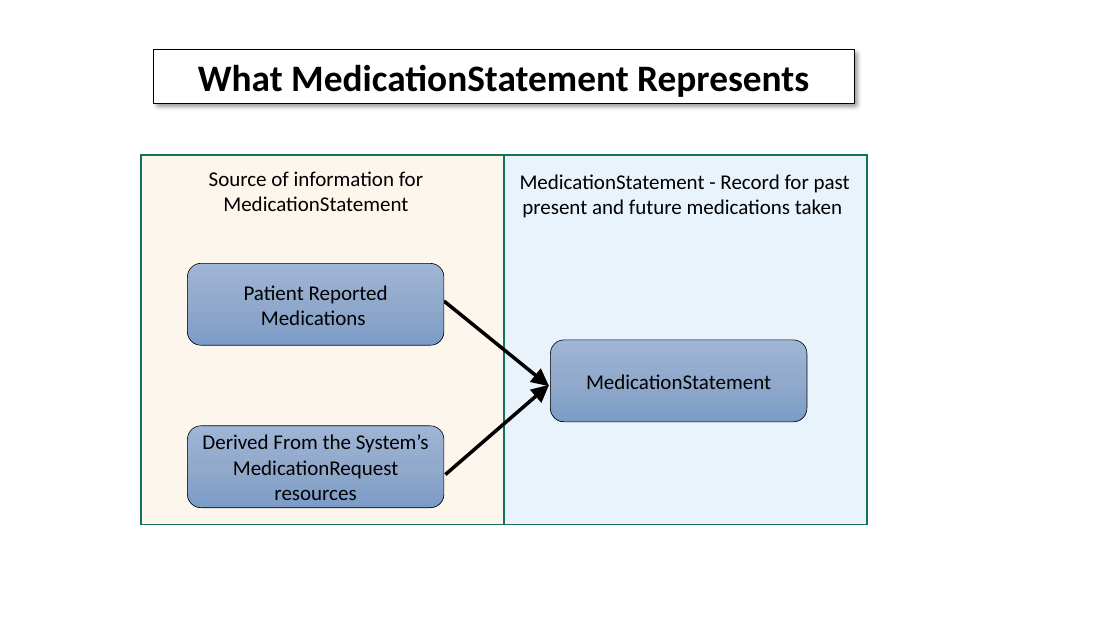
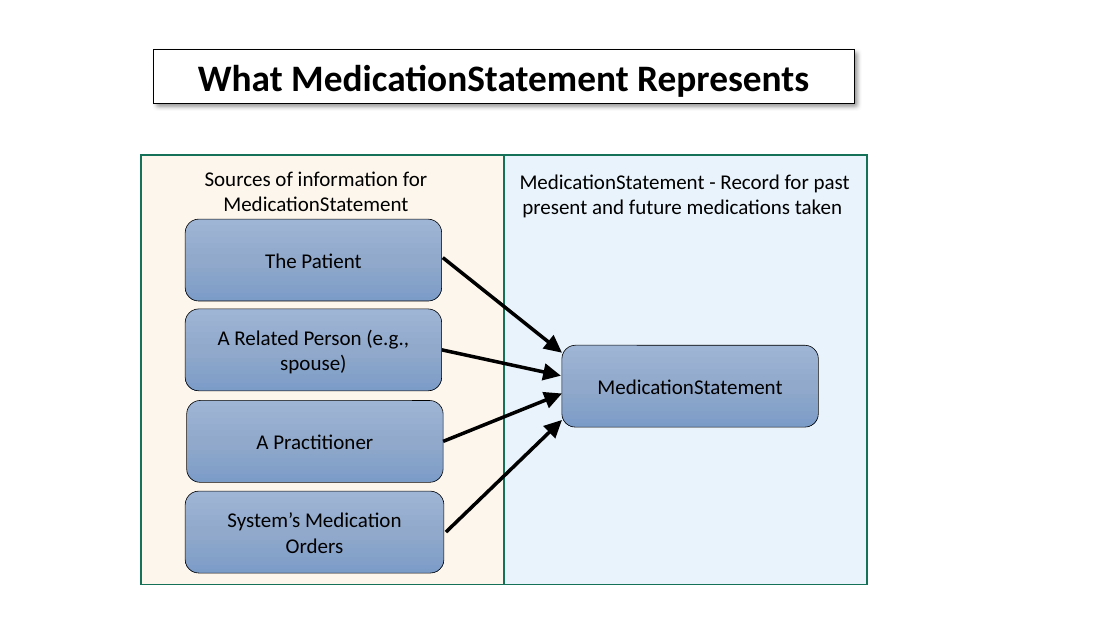
Before and after one commit to HL7/FHIR-ONC-Meds, a slide deck: slide 2 of Presentation1.pptx. Drawn at 1120x630 pixels with LibreOffice and Linux fonts; fonts in the diff are those of the drawing. Boxes give left, top, right and bottom in pixels: in the first picture for what was removed or moved away, otherwise in the second. Text is boxed around its words. In the diff, an @@ line names an element or a change of style, - is before the commit and + after.

```diff
--- a/Presentation1.pptx
+++ b/Presentation1.pptx
@@ rectangle: place and size @@
-rectangle at box(141, 155, 504, 525)
+rectangle at box(141, 155, 504, 586)
@@ text at box(205, 171, 427, 211): text changed @@
-Source of information for MedicationStatement
+Sources of information for MedicationStatement
@@ rectangle: place and size @@
-rectangle at box(504, 155, 867, 525)
+rectangle at box(504, 155, 867, 586)
@@ rounded rectangle added at box(185, 219, 441, 301), fill gradient #9EB5D6 to #91AACC to #7D9DC8, outline #000000 0.5 pt, 18 pt, text #000000 @@
+The Patient
@@ arrow added from (443, 258) to (562, 353), #000000 3 pt @@
@@ rounded rectangle "A Related Person (e.g., spouse)": place and size @@
-rounded rectangle "A Related Person (e.g., spouse)" at box(187, 263, 444, 344)
+rounded rectangle "A Related Person (e.g., spouse)" at box(185, 309, 441, 391)
@@ text in rounded rectangle at box(218, 330, 409, 374): text changed @@
-Patient Reported Medications
+A Related Person (e.g., spouse)
@@ arrow moved from (549, 386) - (444, 301) to (561, 376) - (442, 350) @@
@@ rounded rectangle "MedicationStatement": place and size @@
-rounded rectangle "MedicationStatement" at box(550, 340, 807, 422)
+rounded rectangle "MedicationStatement" at box(562, 345, 818, 427)
@@ rounded rectangle added at box(187, 401, 443, 482), fill gradient #9EB5D6 to #91AACC to #7D9DC8, outline #000000 0.5 pt, 18 pt, text #000000 @@
+A Practitioner
@@ arrow added from (444, 441) to (562, 394), #000000 3 pt @@
@@ arrow moved from (549, 385) - (445, 475) to (562, 420) - (446, 532) @@
@@ rounded rectangle "System’s Medication Orders": place and size @@
-rounded rectangle "System’s Medication Orders" at box(187, 426, 444, 507)
+rounded rectangle "System’s Medication Orders" at box(185, 492, 444, 573)
@@ text in rounded rectangle at box(227, 512, 402, 553): text changed @@
-Derived From the System’s MedicationRequest resources
+System’s Medication Orders
```
Also in this commit, not shown: 2 other slides changed, 5 other files.
